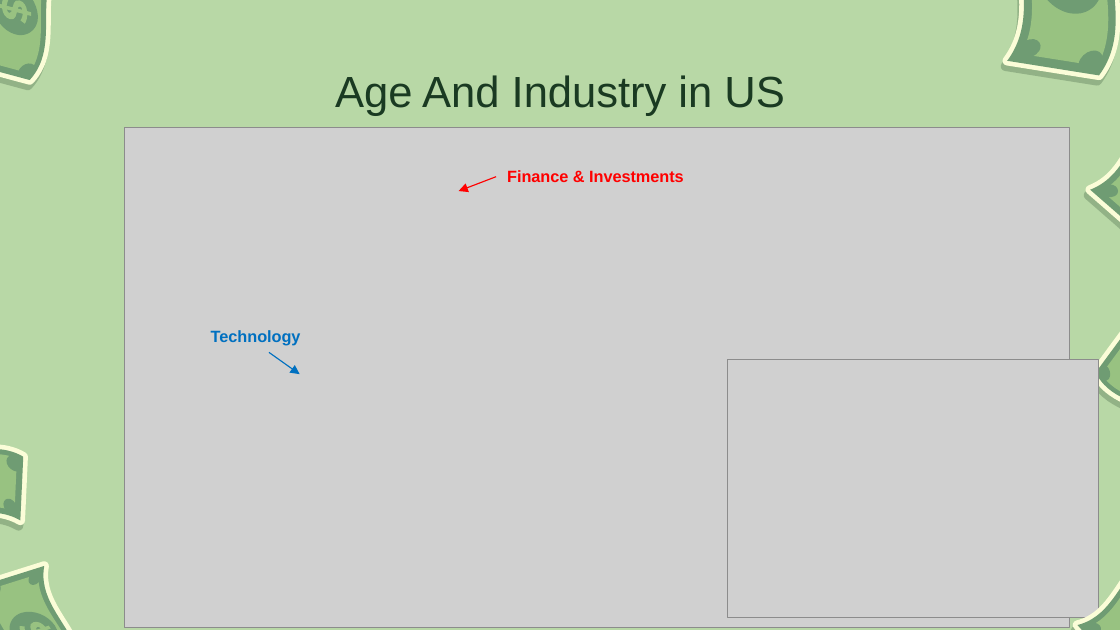
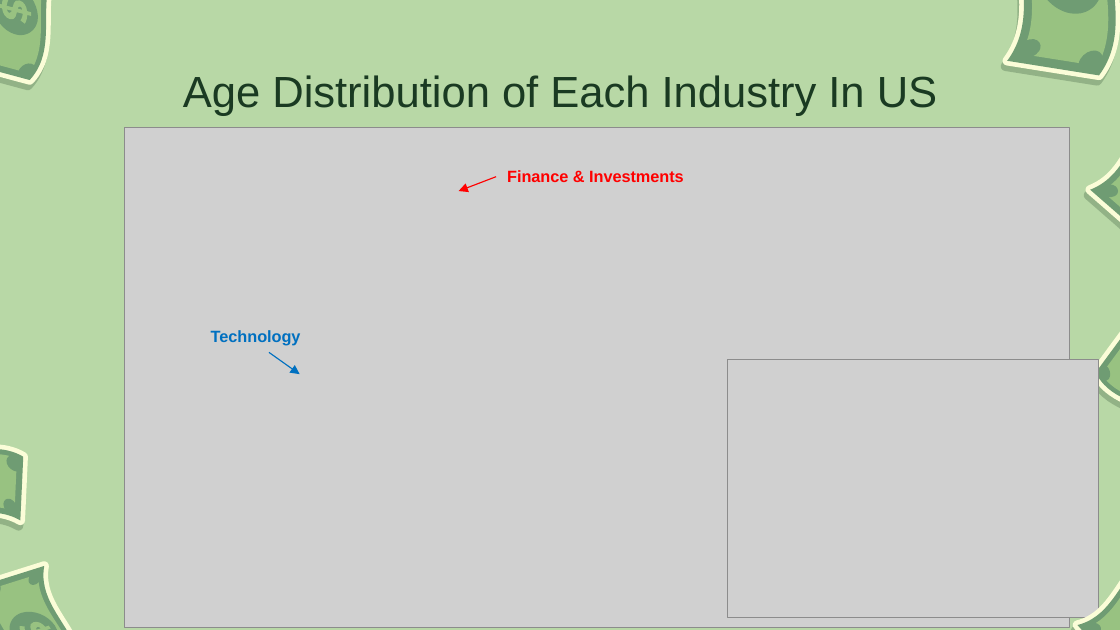
Before and after one commit to gialiubc/project_1, a slide deck: slide 8 of gia/who_are_the_billionaires.pptx. Drawn at 1120x630 pixels with LibreOffice and Linux fonts; fonts in the diff are those of the drawing; grey boxes stand for pictures; background and template pictures are left out. Boxes give left, top, right and bottom in pixels: in the first picture for what was removed or moved away, otherwise in the second. Text is boxed around its words. In the diff, an @@ line names an element or a change of style, - is before the commit and + after.

```diff
--- a/gia/who_are_the_billionaires.pptx
+++ b/gia/who_are_the_billionaires.pptx
@@ text at [183, 75, 937, 116]: text changed @@
-Age And Industry in US
+Age Distribution of Each Industry In US
```
Also in this commit, not shown: 10 other slides changed.
